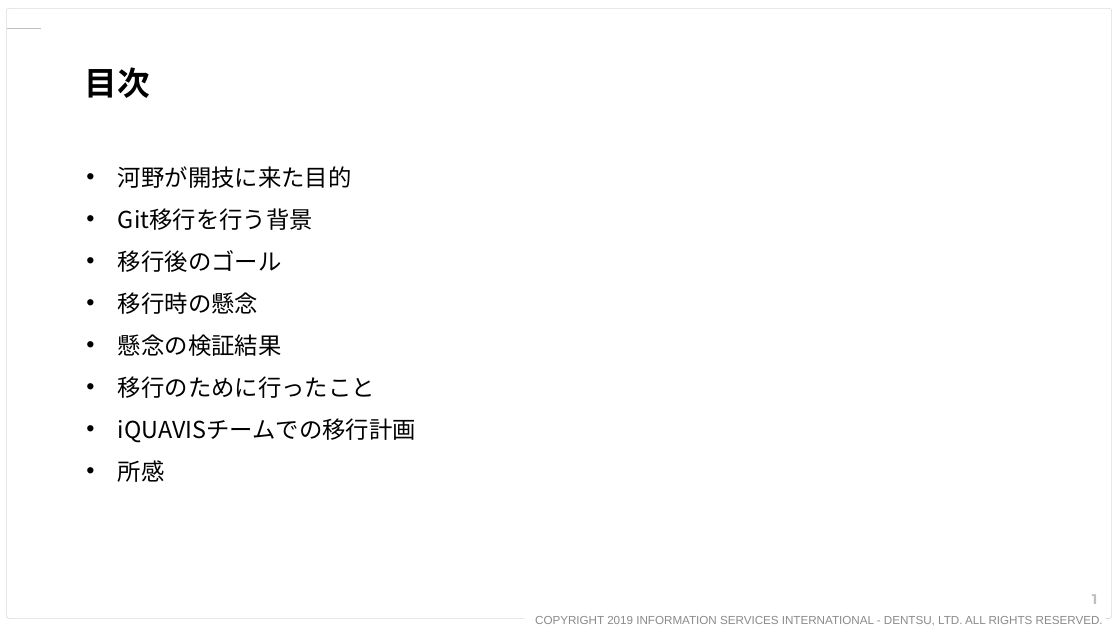
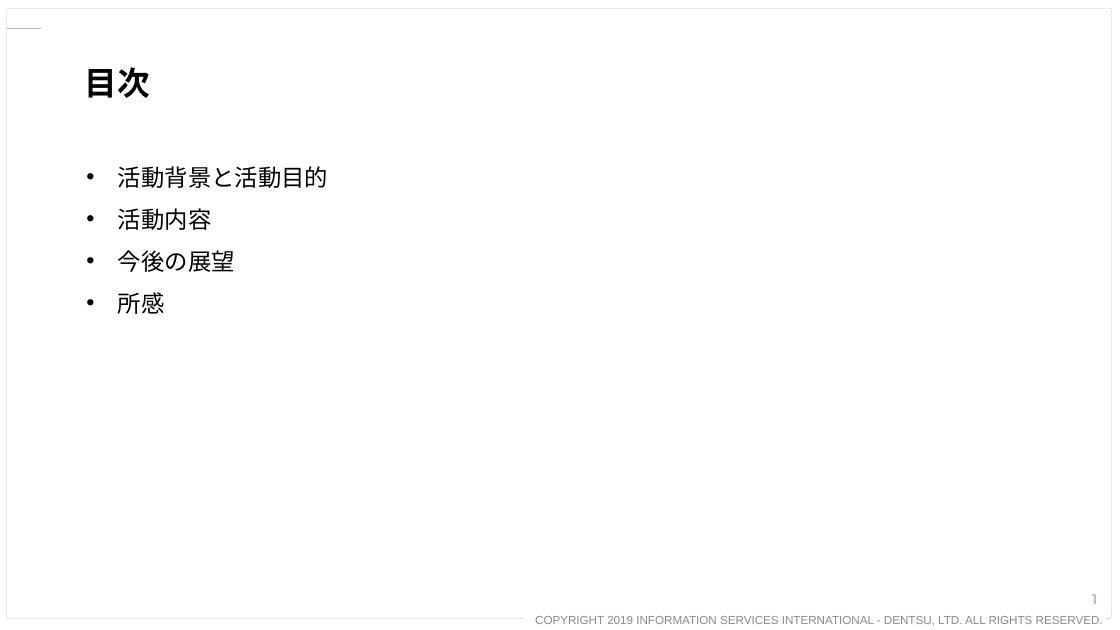
Before and after one commit to ShunsukeKouno111/Shumi, a slide deck: slide 2 of iQUAVISチームにおけるSVN→Git移行.pptx. Drawn at 1120x630 pixels with LibreOffice and Linux fonts; fonts in the diff are those of the drawing; background and template pictures are left out. Boxes give left, top, right and bottom in pixels: in the first picture for what was removed or moved away, otherwise in the second. Text is boxed around its words. In the diff, an @@ line names an element or a change of style, - is before the commit and + after.

```diff
--- a/iQUAVISチームにおけるSVN→Git移行.pptx
+++ b/iQUAVISチームにおけるSVN→Git移行.pptx
@@ text at box(118, 166, 328, 272): text changed @@
-• 河野が開技に来た目的
-• Git移行を行う背景
-• 移行後のゴール
-• 移行時の懸念
-• 懸念の検証結果
-• 移行のために行ったこと
-• iQUAVISチームでの移行計画
+• 活動背景と活動目的
+• 活動内容
+• 今後の展望
```
Also in this commit, not shown: 1 other file.
